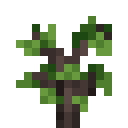
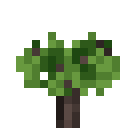
Layered file, before and after one edit (128 × 128). Changes by layer:
painted on "oak_sapling.png" over 16, 16, 120, 112
painted on "Layer #1" over 24, 24, 112, 128
